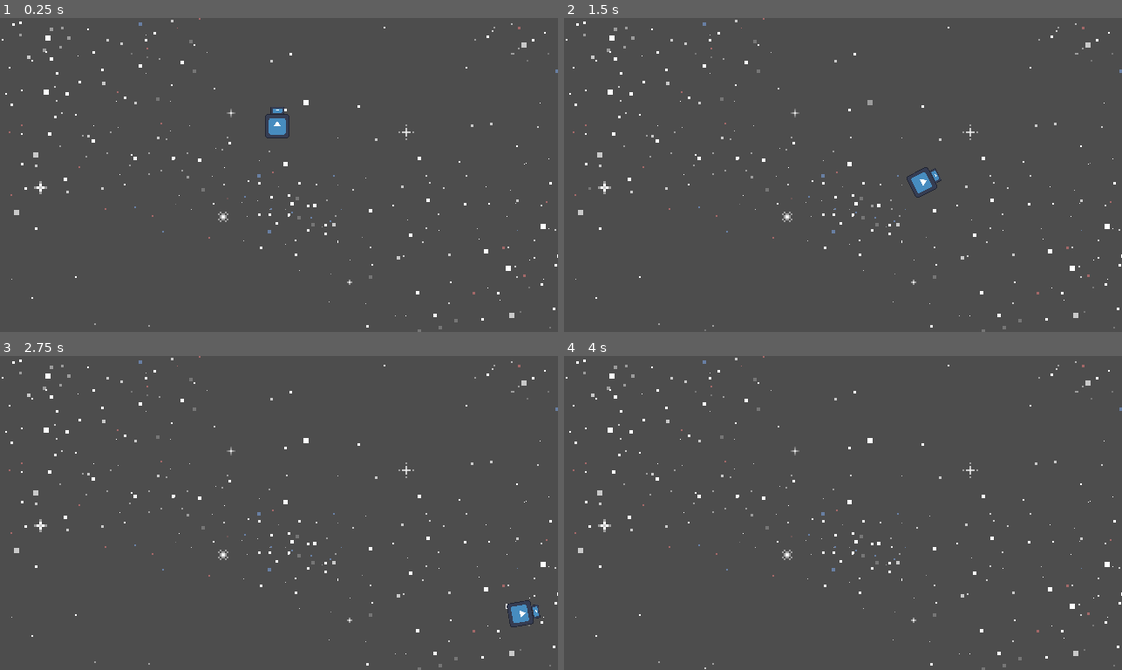
Above: before the commit, frames 1-4 (two rows, left to right).
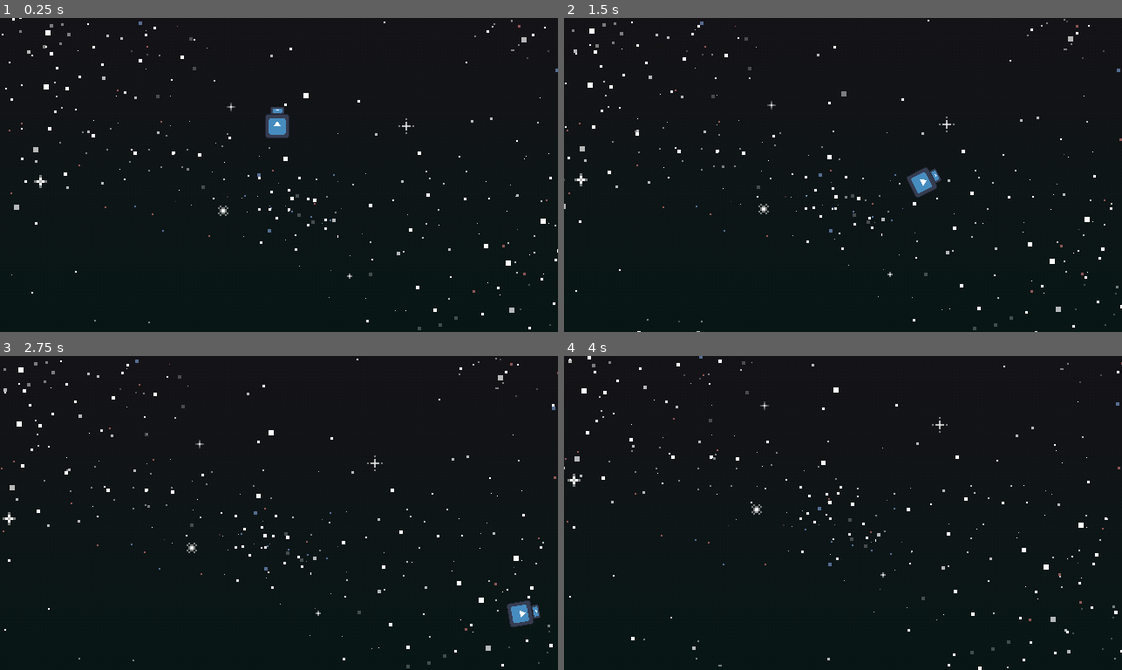
Above: after the commit, the same moments.

Repository: IvanoiuPetrut/touchdown
Game: Godot game, scene res://scenes/game.tscn
Two runs of this game, one before a commit and one after it. Both use one fixed random seed, a clock stepped at 60 frames per second and the inputs below. The engine's default icon, where the game draws it, is replaced by a stand-in: a white triangle on a blue panel in a dark square.
Inputs:
- Up to frame 1 (0.25 s): no input
- Up to frame 2 (1.5 s): hold E (rotate_right) 0.53-1.28 s; hold Space (boost) 0.53-1.28 s; hold Q (rotate_left) from 1.28 s (still down); tap Space (boost) at 1.35 s
- Up to frame 3 (2.75 s): release Q (rotate_left) at 2.03 s; hold E (rotate_right) from 2.03 s (still down); hold Space (boost) from 2.03 s (still down)
- Up to frame 4 (4 s): release Space (boost) at 2.78 s; tap Space (boost) at 2.85 s; release E (rotate_right) at 3.53 s; hold Q (rotate_left) from 3.53 s (still down); hold Space (boost) from 3.53 s (still down)

The runs differ from the first frame. In frame 1, 99% of the frame differs, in the area x 0-100%, y 0-100%; in frame 2, 100%; in frame 3, 100%; in frame 4, 100%.

Commit message:
feat: add space background and fade shader

Diff:
--- a/scenes/game_background.tscn
+++ b/scenes/game_background.tscn
@@ -1,6 +1,14 @@
-[gd_scene load_steps=16 format=3 uid="uid://cmvjs4nec4841"]
+[gd_scene load_steps=20 format=3 uid="uid://cmvjs4nec4841"]
 
 [ext_resource type="Texture2D" uid="uid://nl1wns0lv0qg" path="res://assets/sprites/sky.png" id="1_6oqpv"]
+[ext_resource type="Script" uid="uid://dck2cdkx20kju" path="res://scripts/game_background.gd" id="1_fjsm1"]
+[ext_resource type="Texture2D" uid="uid://xmo01bp7xhml" path="res://assets/sprites/sky_background3.png" id="2_3yisv"]
+[ext_resource type="Shader" uid="uid://c0o3hlpgh5h8e" path="res://shaders/game_background.gdshader" id="2_e45fi"]
+
+[sub_resource type="ShaderMaterial" id="ShaderMaterial_t5xlc"]
+shader = ExtResource("2_e45fi")
+shader_parameter/first_color = Color(0.93041, 0.783169, 0.974945, 1)
+shader_parameter/second_color = Color(0.192026, 0.839259, 0.771126, 1)
 
 [sub_resource type="AtlasTexture" id="AtlasTexture_qebxc"]
 atlas = ExtResource("1_6oqpv")
@@ -103,64 +111,65 @@
 }]
 
 [node name="GameBackground" type="Node2D"]
+script = ExtResource("1_fjsm1")
 
-[node name="BlueStars" type="Sprite2D" parent="."]
+[node name="Background" type="Sprite2D" parent="."]
+material = SubResource("ShaderMaterial_t5xlc")
+position = Vector2(318, 182)
+texture = ExtResource("2_3yisv")
+
+[node name="Node2D" type="Node2D" parent="."]
 position = Vector2(333, 185)
+
+[node name="BlueStars" type="Sprite2D" parent="Node2D"]
 texture = ExtResource("1_6oqpv")
 region_enabled = true
 region_rect = Rect2(0, 0, 740, 460)
 
-[node name="RedStars" type="Sprite2D" parent="."]
-position = Vector2(333, 185)
+[node name="RedStars" type="Sprite2D" parent="Node2D"]
 texture = ExtResource("1_6oqpv")
 region_enabled = true
 region_rect = Rect2(0, 460, 740, 460)
 
-[node name="White20" type="Sprite2D" parent="."]
-position = Vector2(333, 185)
+[node name="White20" type="Sprite2D" parent="Node2D"]
 texture = ExtResource("1_6oqpv")
 region_enabled = true
 region_rect = Rect2(0, 920, 740, 460)
 
-[node name="White40" type="Sprite2D" parent="."]
-position = Vector2(333, 185)
+[node name="White40" type="Sprite2D" parent="Node2D"]
 texture = ExtResource("1_6oqpv")
 region_enabled = true
 region_rect = Rect2(0, 1380, 740, 460)
 
-[node name="White60" type="Sprite2D" parent="."]
-position = Vector2(333, 185)
+[node name="White60" type="Sprite2D" parent="Node2D"]
 texture = ExtResource("1_6oqpv")
 region_enabled = true
 region_rect = Rect2(0, 1840, 740, 460)
 
-[node name="White80" type="Sprite2D" parent="."]
-position = Vector2(333, 185)
+[node name="White80" type="Sprite2D" parent="Node2D"]
 texture = ExtResource("1_6oqpv")
 region_enabled = true
 region_rect = Rect2(0, 2300, 740, 460)
 
-[node name="White100" type="Sprite2D" parent="."]
-position = Vector2(333, 185)
+[node name="White100" type="Sprite2D" parent="Node2D"]
 texture = ExtResource("1_6oqpv")
 region_enabled = true
 region_rect = Rect2(0, 2760, 740, 460)
 
-[node name="BigStars" type="Sprite2D" parent="."]
-position = Vector2(333, 185)
+[node name="BigStars" type="Sprite2D" parent="Node2D"]
 texture = ExtResource("1_6oqpv")
 region_enabled = true
 region_rect = Rect2(0, 3680, 740, 460)
 
-[node name="SmallStars" type="AnimatedSprite2D" parent="."]
-position = Vector2(320, 172)
+[node name="SmallStars" type="AnimatedSprite2D" parent="Node2D"]
+position = Vector2(-13, -13)
 sprite_frames = SubResource("SpriteFrames_8h5pt")
 autoplay = "default"
 frame = 1
 frame_progress = 0.815278
 
-[node name="BigStars2" type="AnimatedSprite2D" parent="."]
-position = Vector2(325, 182)
+[node name="BigStars2" type="AnimatedSprite2D" parent="Node2D"]
+position = Vector2(-8, -3)
 sprite_frames = SubResource("SpriteFrames_oofio")
 autoplay = "default"
 frame = 5
--- /dev/null
+++ b/scripts/game_background.gd
@@ -0,0 +1,55 @@
+extends Node2D
+
+@onready var player: CharacterBody2D = %Player
+@onready var blue_stars: Sprite2D = $Node2D/BlueStars
+@onready var red_stars: Sprite2D = $Node2D/RedStars
+@onready var white_20: Sprite2D = $Node2D/White20
+@onready var white_40: Sprite2D = $Node2D/White40
+@onready var white_60: Sprite2D = $Node2D/White60
+@onready var white_80: Sprite2D = $Node2D/White80
+@onready var white_100: Sprite2D = $Node2D/White100
+@onready var big_stars: Sprite2D = $Node2D/BigStars
+@onready var small_stars: AnimatedSprite2D = $Node2D/SmallStars
+@onready var big_stars_2: AnimatedSprite2D = $Node2D/BigStars2
+
+
+# Parallax factors (lower = moves less, higher = moves more)
+var parallax_layers = []
+var base_positions = []
+
+func _ready() -> void:
+	# Setup parallax layers with different movement factors
+	parallax_layers = [
+		{"sprite": blue_stars, "factor": 0.02},
+		{"sprite": red_stars, "factor": 0.04},
+		{"sprite": white_20, "factor": 0.06},
+		{"sprite": white_40, "factor": 0.08},
+		{"sprite": white_60, "factor": 0.10},
+		{"sprite": white_80, "factor": 0.12},
+		{"sprite": white_100, "factor": 0.14},
+		{"sprite": big_stars, "factor": 0.16},
+		{"sprite": small_stars, "factor": 0.18},
+		{"sprite": big_stars_2, "factor": 0.20}
+	]
+
+	# Store original positions
+	for layer in parallax_layers:
+		base_positions.append(layer.sprite.position)
+
+
+func _process(delta: float) -> void:
+	if player:
+		# Get player velocity
+		var player_velocity = player.velocity
+
+		# Apply parallax effect to each layer
+		for i in range(parallax_layers.size()):
+			var layer = parallax_layers[i]
+			var base_pos = base_positions[i]
+
+			# Calculate offset based on player velocity and layer factor
+			# We negate the velocity to create a parallax effect (background moves opposite to player)
+			var offset = -player_velocity * layer.factor
+
+			# Apply offset to sprite position
+			layer.sprite.position = base_pos + offset
--- /dev/null
+++ b/shaders/game_background.gdshader
@@ -0,0 +1,12 @@
+shader_type canvas_item;
+
+uniform vec4 first_color: source_color;
+uniform vec4 second_color: source_color;
+
+
+void fragment() {
+	vec4 curr_color = texture(TEXTURE, UV);
+	// Fade between first_color and second_color based on vertical position (UV.y)
+	vec4 gradient_color = mix(first_color, second_color, UV.y);
+	COLOR = gradient_color * curr_color;
+}
Binary file added: assets/sprites/sky_bacgkround.png
Not shown, added: assets/sprites/sky_bacgkround.png.import
Binary file added: assets/sprites/sky_background2.png
Not shown, added: assets/sprites/sky_background2.png.import
Binary file added: assets/sprites/sky_background3.png
Not shown, added: assets/sprites/sky_background3.png.import
Not shown, added: scripts/game_background.gd.uid
Not shown, added: shaders/game_background.gdshader.uid
